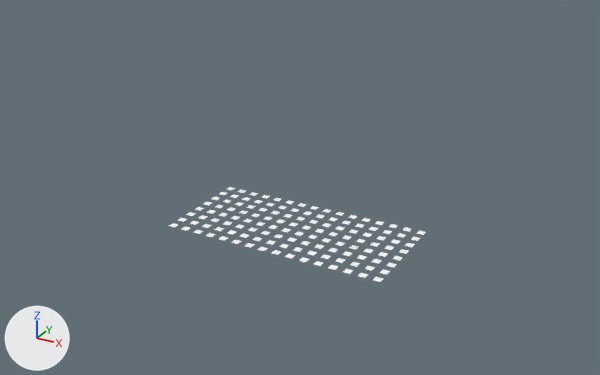
The Blender file scene/focallengthtest.blend as it was, and as the next commit left it.
Both versions are drawn from a camera (50 mm lens) standing at (47.9, -85.5, 49.7) and looking at (-0.7, 2.9, 5.4). The lights are fixed; the arrows at lower left show +X, +Y and +Z.

Script lines for the objects in view, before the commit:
```python
me_plane = bpy.data.meshes.new('Plane')
me_plane.from_pydata([(-1.0, -1.0, 0.0), (1.0, -1.0, 0.0), (-1.0, 1.0, 0.0), (1.0, 1.0, 0.0)], [], [(0, 2, 3, 1)])
me_plane.materials.append(mat_white)  # white #ffffff
ob_plane = bpy.data.objects.new('Plane', me_plane)
ob_plane.location = (0.5, 0.5, 0.0)
ob_plane.scale = (0.5, 0.5, 0.5)
_m = ob_plane.modifiers.new('Array', 'ARRAY')
_m.count = 8
_m.relative_offset_displace = (2.0, 0.0, 0.0)
_m = ob_plane.modifiers.new('Array.001', 'ARRAY')
_m.use_constant_offset = True
_m.constant_offset_displace = (-32.0, 0.0, 0.0)
_m.use_relative_offset = False
_m.relative_offset_displace = (-1.07, 0.0, 0.0)
_m = ob_plane.modifiers.new('Array.002', 'ARRAY')
_m.count = 4
_m.relative_offset_displace = (0.0, -2.0, 0.0)
_m = ob_plane.modifiers.new('Array.003', 'ARRAY')
_m.use_constant_offset = True
_m.constant_offset_displace = (0.0, 16.0, 0.0)
_m.use_relative_offset = False
_m.relative_offset_displace = (0.0, 1.14, 0.0)
```
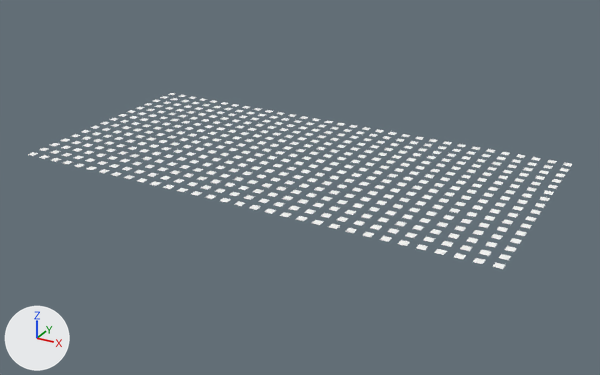
Edits to the bpy script that builds the scene:
```text
Change ob_plane:
    ob_plane.location: (0.5, 0.5, 0.0) -> (0.5, 0.5, 10.0)
    where _m = ob_plane.modifiers.new('Array', 'ARRAY')
    _m.count: 8 -> 16
    where _m = ob_plane.modifiers.new('Array.001', 'ARRAY')
    _m.constant_offset_displace: (-32.0, 0.0, 0.0) -> (-64.0, 0.0, 0.0)
    where _m = ob_plane.modifiers.new('Array.002', 'ARRAY')
    _m.count: 4 -> 8
    where _m = ob_plane.modifiers.new('Array.003', 'ARRAY')
    _m.constant_offset_displace: (0.0, 16.0, 0.0) -> (0.0, 32.0, 0.0)
```

Pixel boxes (x1, y1, x2, y2) of what changed, in the pictures (600 x 375 px):
'Plane', moved, modifiers changed
    before: (169, 187, 426, 282)
    after: (28, 93, 572, 269)
